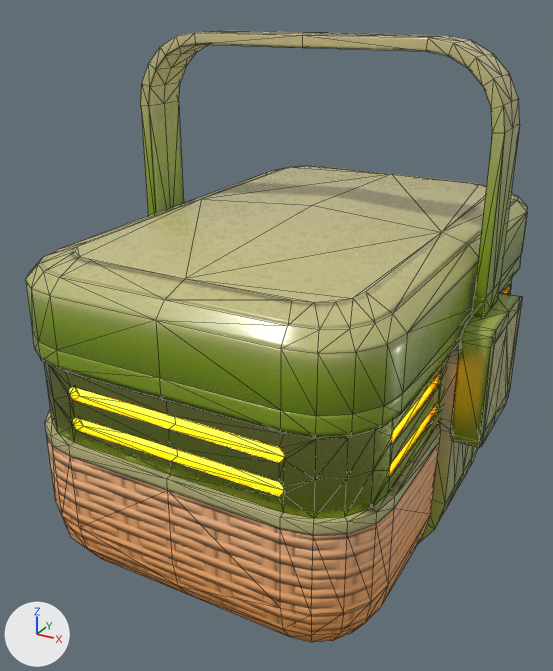
The glTF model public/resources/models/treasure/basket_c.gltf: old version first, new version second.
Before and after are seen from a camera (50 mm lens) standing at (0.548, -1.119, 0.858) and looking at (-0.036, -0.057, 0.327). Every picture has the same lights, and +X, +Y and +Z are marked at lower left. Mesh edges are drawn as thin lines. Where no turn or scale is listed for an object, it has been applied to the vertices. Vertices at the same position are counted once.

Names of what the first picture shows: 'basket_c', 'basket_c.001', 'basket_c.002'.
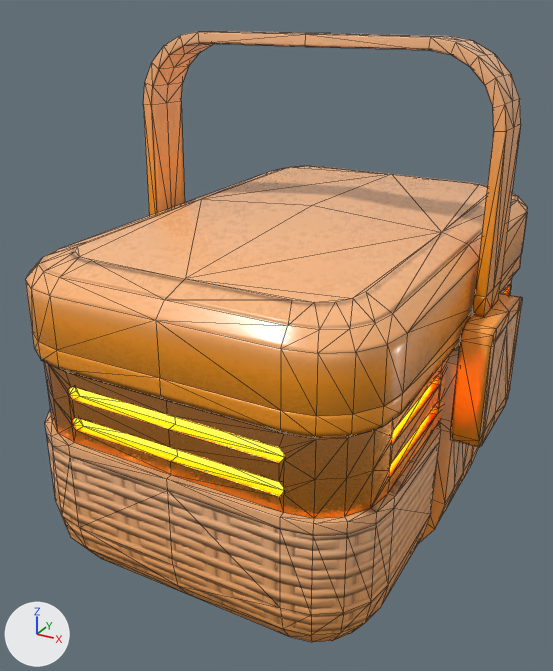
What differs and where, as boxes [x1, y1, x2, y2] in the pictures (553 x 671 px):
```json
{"object": "basket_c.002", "change": "surface changed, turned", "before": [141, 31, 522, 448], "after": [143, 31, 522, 447], "on screen": "yellow to orange"}
{"part": 1, "of": "me_cube_006", "change": "surface changed", "before": [44, 278, 512, 543], "after": [44, 278, 512, 543], "on screen": "green to brown"}
{"part": 2, "of": "me_cube_003", "change": "surface changed", "before": [25, 166, 527, 438], "after": [25, 166, 527, 438]}
```

The change, as JSON lines over the scene's bpy script:
```json
{"block": "me_cube_006", "where": "me_cube_006.from_pydata(...)  # 796 vertices, 1564 faces; spans x -0.295..0.295, y -0.429..0.429, z -0.006..0.435"}
{"block": "me_cube_006", "where": "# used by ob_basket_c; location = (0.0, 0.0, 0.0)"}
{"block": "me_cube_006", "change": "me_cube_006 part 1: texture (UV) coordinates of 1236 of 1564 faces, centred in x -0.295..0.295, y -0.429..0.429, z -0.006..0.435, changed; they spanned u 0.55..0.56, v 0.6..0.84 and now span u 0.34..0.36, v 0.6..0.84"}
{"block": "me_cube_003", "where": "me_cube_003.from_pydata(...)  # 170 vertices, 336 faces; spans x -0.284..0.284, y -0.429..0.429, z -0.062..0.096"}
{"block": "me_cube_003", "where": "# used by ob_basket_c_001; location = (0.0, 0.0, 0.451)"}
{"block": "me_cube_003", "change": "me_cube_003 part 2: texture (UV) coordinates of 336 of 336 faces, centred in x -0.284..0.284, y -0.429..0.429, z -0.062..0.085, changed; they spanned u 0.54..0.57, v 0.45..0.8 and now span u 0.33..0.36, v 0.45..0.8"}
{"block": "me_cube_004", "where": "me_cube_004.from_pydata(...)  # 184 vertices, 352 faces; spans x -0.335..0.335, y -0.098..0.098, z -0.098..0.486"}
{"block": "me_cube_004", "where": "# used by ob_basket_c_002; location = (0.0, 0.0, 0.324)"}
{"block": "me_cube_004", "change": "me_cube_004 part 3: texture (UV) coordinates of 352 of 352 faces, centred in x -0.335..0.335, y -0.098..0.098, z -0.098..0.486, changed; they spanned u 0.55..0.57, v 0.52..0.82 and now span u 0.34..0.36, v 0.52..0.82"}
{"op": "set", "path": "ob_basket_c_002.rotation_euler", "old": "(0.0, 0.0, 0.0)", "new": "(-0.0203, 0.0, 0.0)", "note": "degrees (0, 0, 0) -> degrees (-1.2, 0, 0)"}
```
